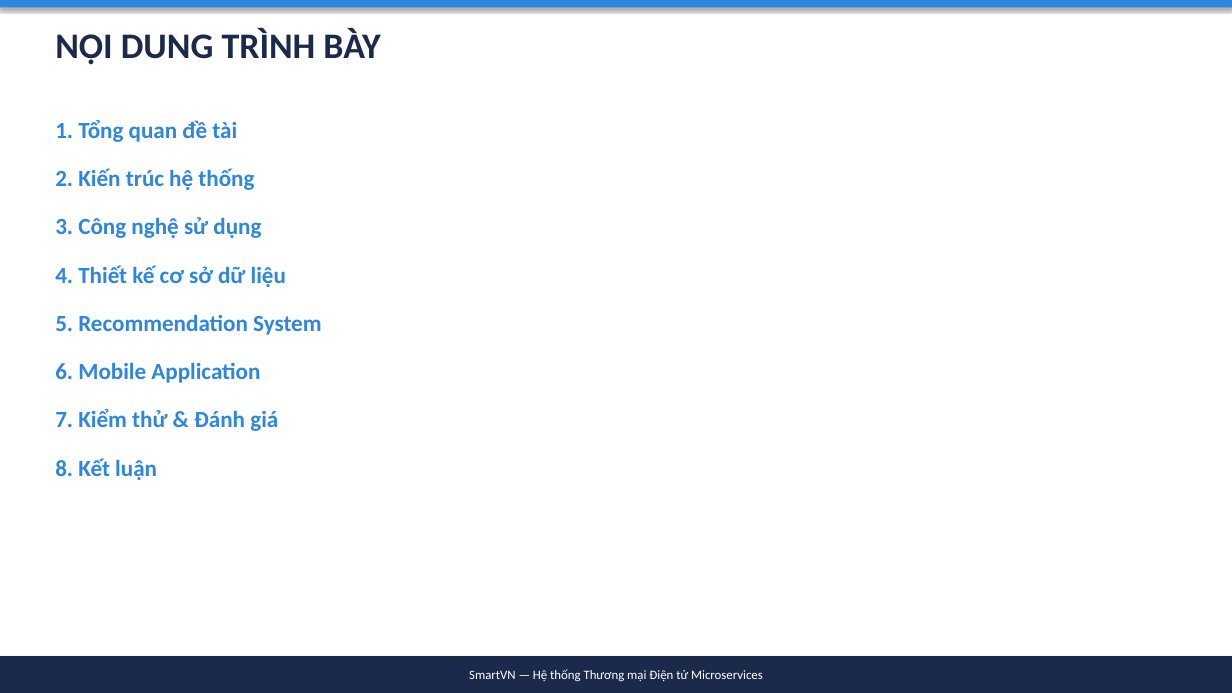
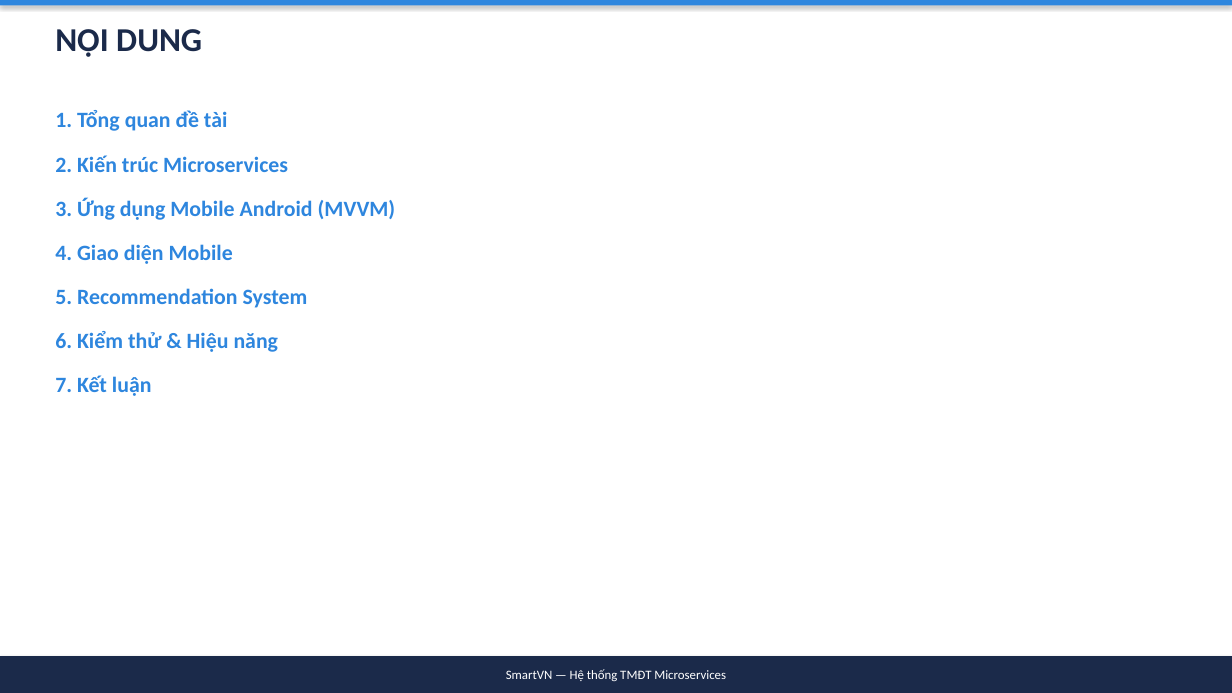
Before and after one commit to simasangggg/smartvn-report, a slide deck: slide 2 of SmartVN-Slides.pptx. Drawn at 1232x693 pixels with LibreOffice and Linux fonts; fonts in the diff are those of the drawing. Boxes give left, top, right and bottom in pixels: in the first picture for what was removed or moved away, otherwise in the second. Text is boxed around its words. In the diff, an @@ line names an element or a change of style, - is before the commit and + after.

Commit message:
refactor: Giảm slide xuống 23, tập trung Mobile
- Gộp 42 slides → 23 slides (gọn hơn, dễ trình bày)
- Mở rộng phần Mobile (6 slides): Login, Product, Cart/Checkout, Profile/Orders
- Giảm phần lý thuyết, tập trung demo UI + features
- Mỗi slide Mobile có ảnh screenshot + mô tả tính năng

```diff
--- a/SmartVN-Slides.pptx
+++ b/SmartVN-Slides.pptx
@@ text at (55, 29, 202, 57): text changed; size 28 to 26 pt @@
-NỘI DUNG TRÌNH BÀY
+NỘI DUNG
@@ text "1. Tổng quan đề tài": place and size @@
-text "1. Tổng quan đề tài" at (55, 120, 321, 480)
+text "1. Tổng quan đề tài" at (55, 110, 396, 396)
@@ text at (55, 110, 308, 308): size 18 to 17 pt in "1. Tổng quan đề tài", "5. Recommendation System"; less space between paragraphs @@
@@ text at (55, 155, 396, 264): text changed; size 18 to 17 pt @@
-2. Kiến trúc hệ thống
-3. Công nghệ sử dụng
-4. Thiết kế cơ sở dữ liệu
+2. Kiến trúc Microservices
+3. Ứng dụng Mobile Android (MVVM)
+4. Giao diện Mobile
@@ text at (55, 331, 279, 396): text changed; size 18 to 17 pt @@
-6. Mobile Application
-7. Kiểm thử & Đánh giá
-8. Kết luận
+6. Kiểm thử & Hiệu năng
+7. Kết luận
@@ text in rectangle at (506, 669, 726, 681): text changed @@
-SmartVN — Hệ thống Thương mại Điện tử Microservices
+SmartVN — Hệ thống TMĐT Microservices
```
Also in this commit, not shown: 15 other slides changed, 7 slides added, 26 slides removed, 1 other file.
